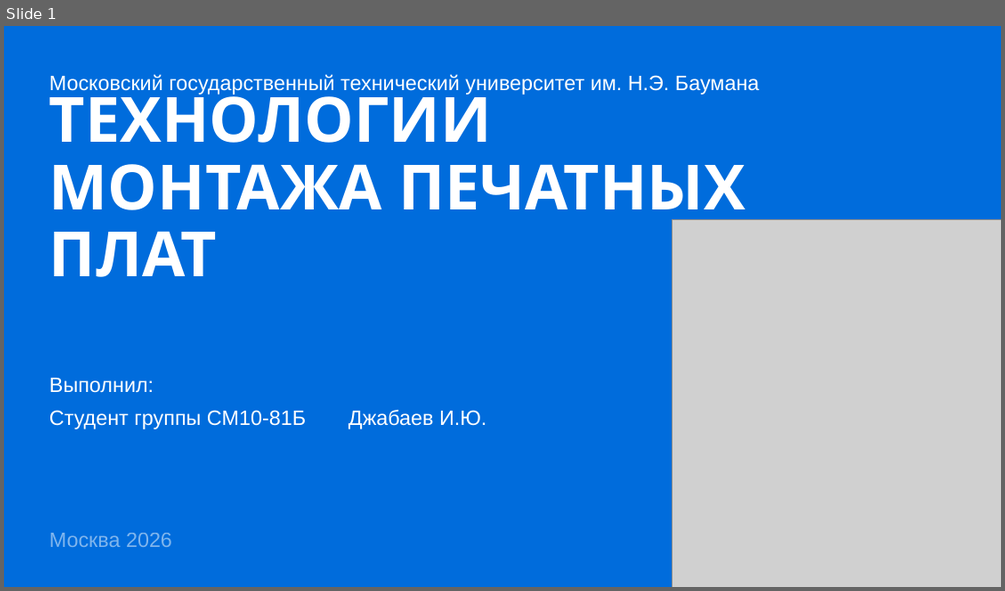
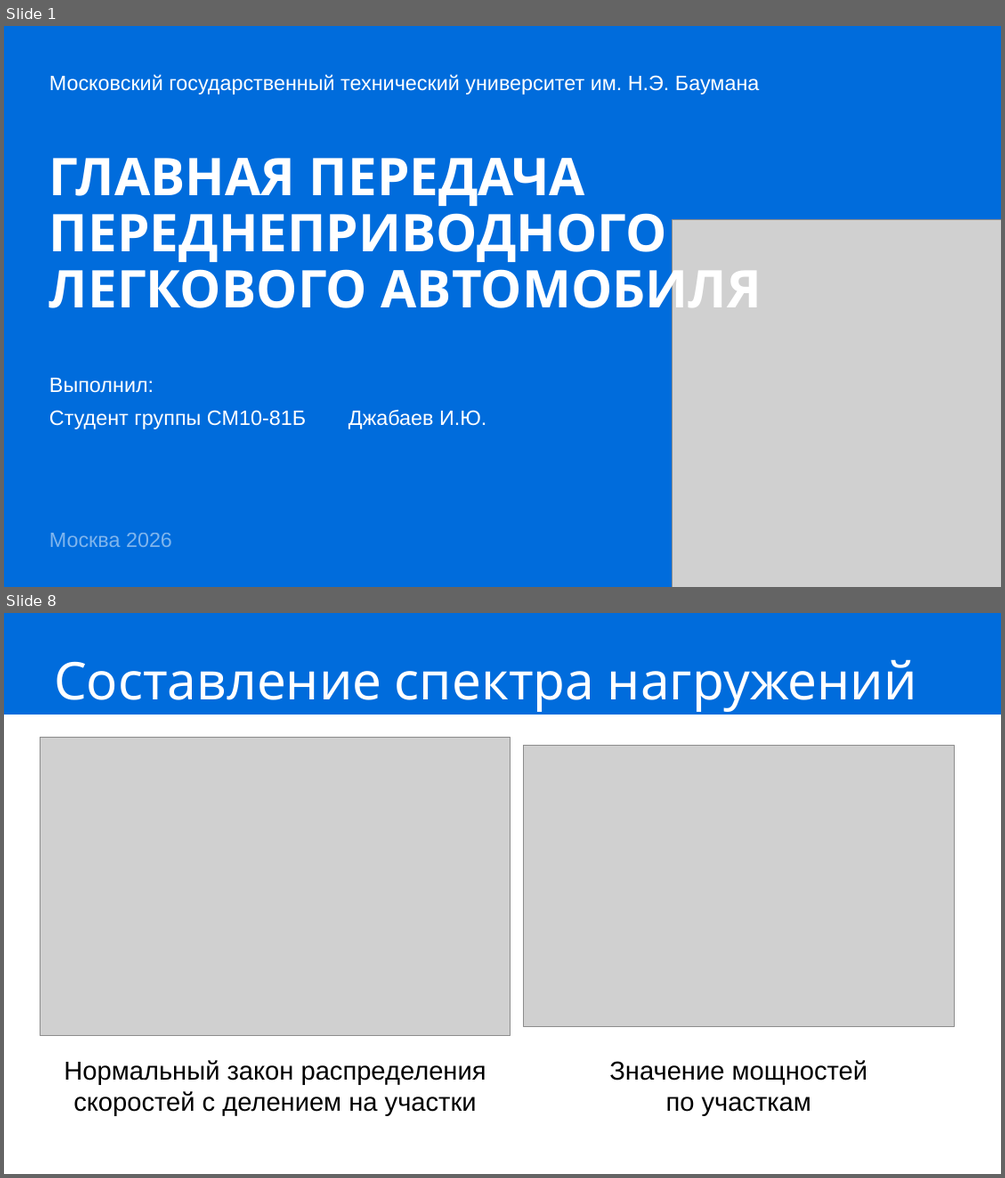
Before and after one commit to IbrahimDzheby/Diplom, a slide deck: МРиПЭ/Защита.pptx. Shown one above the other, each under a label of ours: slide 1 before the commit, slides 1 and 8 after it; the slides between them are not shown. The pictures are 1005x591 and 1005x1178 pixels, drawn with LibreOffice and Linux fonts; fonts in the diff are those of the drawing; grey boxes stand for pictures. Boxes give left, top, right and bottom in pixels: in the first picture for what was removed or moved away, otherwise in the second. Text is boxed around its words. In the diff, an @@ line names an element or a change of style, - is before the commit and + after.

```diff
--- a/МРиПЭ/Защита.pptx
+++ b/МРиПЭ/Защита.pptx
@@ slide 8 added at (4,613,1001,1174), background #FFFFFF @@
@@ rectangle added at (4,613,1001,714), fill #006CDC @@
@@ title added at (54,659,917,712), 50 pt, text #FFFFFF @@
+Составление спектра нагружений
@@ picture added at (40,737,510,1036) @@
@@ picture added at (524,746,955,1026) @@
@@ text added at (64,1060,486,1116), 25 pt, text #000000 @@
+Нормальный закон распределения
+скоростей с делением на участки
@@ text added at (609,1060,868,1116), 25 pt, text #000000 @@
+Значение мощностей
+по участкам
@@ slide 1 changed as well @@
@@ title at (49,158,761,321): text changed; size 60 to 50 pt @@
-ТЕХНОЛОГИИ МОНТАЖА ПЕЧАТНЫХ ПЛАТ
+ГЛАВНАЯ ПЕРЕДАЧА
+ПЕРЕДНЕПРИВОДНОГО
+ЛЕГКОВОГО АВТОМОБИЛЯ
```
Also in this commit, not shown: 9 other slides added, 10 slides removed, 3 other files.
